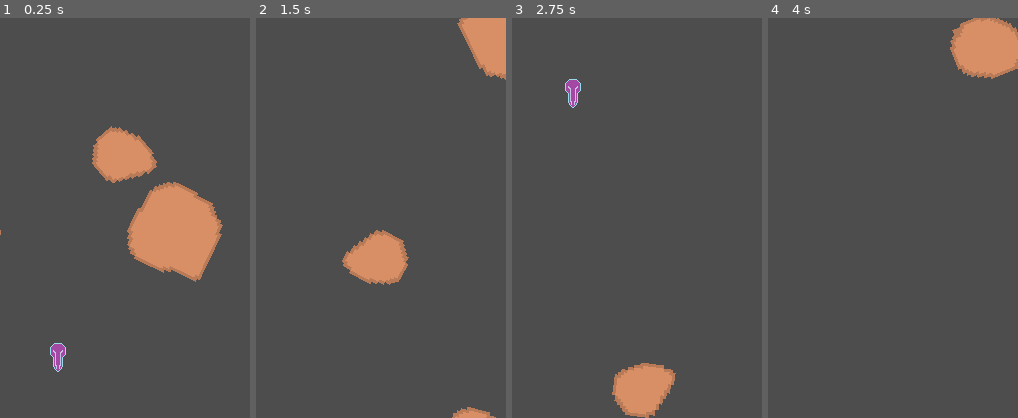
Above: before the commit, frames 1-4 (left to right).
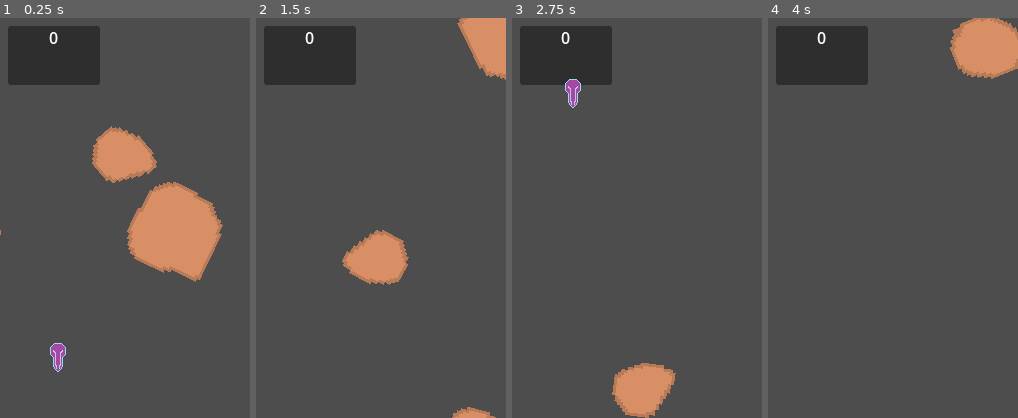
Above: after the commit, the same moments.

Repository: DrAsperitas/space-rocks
Game: Godot game, scene res://Main/Main.tscn
The game is run twice, just before and just after one commit, with the same random seed, the same clock (stepped at 60 frames per second) and the same inputs.
Inputs (mouse positions are % of the whole screen's width and height, from its top left):
- Up to frame 1 (0.25 s): no input
- Up to frame 2 (1.5 s): move the mouse to (72, 45) at 0.52 s; tap Space (launch_ship, bound only after the commit) at 0.6 s; move the mouse to (30, 55) at 1.27 s; click (30, 55) at 1.35 s
- Up to frame 3 (2.75 s): tap Space (launch_ship, bound only after the commit) at 1.55, 2.3 s; move the mouse to (60, 28) at 2.02 s; hold A (rotate_ccw) from 2.03 s (still down)
- Up to frame 4 (4 s): move the mouse to (45, 70) at 2.77 s; release A (rotate_ccw) at 2.78 s; tap D (rotate_cw) at 2.85 s; tap Space (launch_ship, bound only after the commit) at 3.05, 3.8 s; move the mouse to (80, 65) at 3.52 s; hold Right mouse button (thrust) from 3.53 s (still down)
The pictures show only the part of the screen within x 39-89%, y 1-51%; the shares and areas given below are measured in that part.

The runs differ from the first frame. In frame 1, 5.4% of the frame differs, in the area x 3-40%, y 2-17%; in frame 2, 5.4%; in frame 3, 5.3%; in frame 4, 5.4%.
Error after the commit: Invalid assignment of property or key 'player' with value of type 'PanelContainer (Player)' on a base object of type 'Area2D (Ship)'. (res://Player/Player.gd:2…

Commit message:
Added a Score Counter, ship spawn and live counters don't work
The instruction portion changed coding styles halfway through

Diff:
--- a/Code/Main/Main.tscn
+++ b/Code/Main/Main.tscn
@@ -5,6 +5,7 @@
 [ext_resource type="PackedScene" uid="uid://db3otv5j2cbxb" path="res://Bullet/Bullet.tscn" id="3_u2i7p"]
 [ext_resource type="PackedScene" uid="uid://duiesnqf505sd" path="res://Rock/Rock.tscn" id="4_hh5pf"]
 [ext_resource type="PackedScene" uid="uid://biehskg2qpme5" path="res://UFO/UFO.tscn" id="5_qg80j"]
+[ext_resource type="PackedScene" uid="uid://bpi51limxqldb" path="res://Player/Player.tscn" id="6_u2i7p"]
 
 [node name="Main" type="Node" unique_id=1088904992]
 script = ExtResource("1")
@@ -26,3 +27,13 @@
 
 [node name="Rock3" parent="." unique_id=19127211 instance=ExtResource("4_hh5pf")]
 position = Vector2(121, 178)
+
+[node name="Player" parent="." unique_id=584752263 instance=ExtResource("6_u2i7p")]
+anchors_preset = -1
+anchor_left = 0.41000003
+anchor_top = 0.016
+anchor_right = 0.59400004
+anchor_bottom = 0.09
+offset_left = -1.5258789e-05
+offset_top = 0.19999981
+offset_right = -3.0517578e-05
--- /dev/null
+++ b/Code/Player/Player.gd
@@ -0,0 +1,41 @@
+extends PanelContainer
+class_name Player
+
+const LIFE = preload("res://Player/assets/Life.tscn")
+const SHIP = preload("res://Ship/Ship.tscn")
+
+@onready var score_ui = $VBox/ScoreUI
+@onready var lives_ui = $VBox/LivesUI
+
+var score: int = 0
+var lives: int = 0
+var ship: Ship = null
+
+func _ready():
+	UpdateScore(0)
+	UpdateLives(3)
+
+func _process(_delta):
+	if Input.is_action_just_pressed("launch_ship"):
+		if not ship:
+			SpawnShip()
+			UpdateLives(-1)
+
+func SpawnShip():
+	var new_ship = SHIP.instantiate()
+	new_ship.player = self
+	new_ship.position = get_viewport().size / 2
+	get_parent().add_child(new_ship)
+	ship = new_ship
+
+func UpdateScore(delta_score: int):
+	score += delta_score
+	score_ui.text = str(score)
+
+func UpdateLives(_delta_lives: int):
+	for n in lives_ui.get_children():
+		lives_ui.remove_child(n)
+		n.queue_free()
+	for l in lives:
+		var life = LIFE.instantiate()
+		lives_ui.add_child(life)
--- /dev/null
+++ b/Code/Player/Player.tscn
@@ -0,0 +1,22 @@
+[gd_scene format=3 uid="uid://bpi51limxqldb"]
+
+[ext_resource type="PackedScene" uid="uid://bhnuy8c5hwrp6" path="res://Player/assets/Life.tscn" id="1_3qydi"]
+[ext_resource type="Script" uid="uid://bx3h3mk5eqpnr" path="res://Player/Player.gd" id="1_q3lat"]
+
+[node name="Player" type="PanelContainer" unique_id=584752263]
+script = ExtResource("1_q3lat")
+
+[node name="VBox" type="VBoxContainer" parent="." unique_id=295413390]
+layout_mode = 2
+
+[node name="ScoreUI" type="Label" parent="VBox" unique_id=1570773787]
+layout_mode = 2
+text = "1234567890"
+horizontal_alignment = 1
+vertical_alignment = 1
+
+[node name="LivesUI" type="HBoxContainer" parent="VBox" unique_id=646885569]
+layout_mode = 2
+
+[node name="Life" parent="VBox/LivesUI" unique_id=1117460534 instance=ExtResource("1_3qydi")]
+layout_mode = 2
--- /dev/null
+++ b/Code/Player/assets/Life.tscn
@@ -0,0 +1,6 @@
+[gd_scene format=3 uid="uid://bhnuy8c5hwrp6"]
+
+[ext_resource type="Texture2D" uid="uid://bs57ajjdms3s" path="res://Ship/assets/Ship.png" id="1_bydpf"]
+
+[node name="Life" type="TextureRect" unique_id=1117460534]
+texture = ExtResource("1_bydpf")
--- a/Code/project.godot
+++ b/Code/project.godot
@@ -52,6 +52,11 @@
 "events": [Object(InputEventMouseButton,"resource_local_to_scene":false,"resource_name":"","device":-1,"window_id":0,"a …(253 unchanged characters)…
 ]
 }
+launch_ship={
+"deadzone": 0.2,
+"events": [Object(InputEventKey,"resource_local_to_scene":false,"resource_name":"","device":-1,"window_id":0,"alt_pressed":false,"shift_pressed":false,"ctrl_pressed":false,"meta_pressed":false,"pressed":false,"keycode":0,"physical_keycode":32,"key_label":0,"unicode":32,"location":0,"echo":false,"script":null)
+]
+}
 
 [physics]
 
Not shown, added: Code/Player/Player.gd.uid
